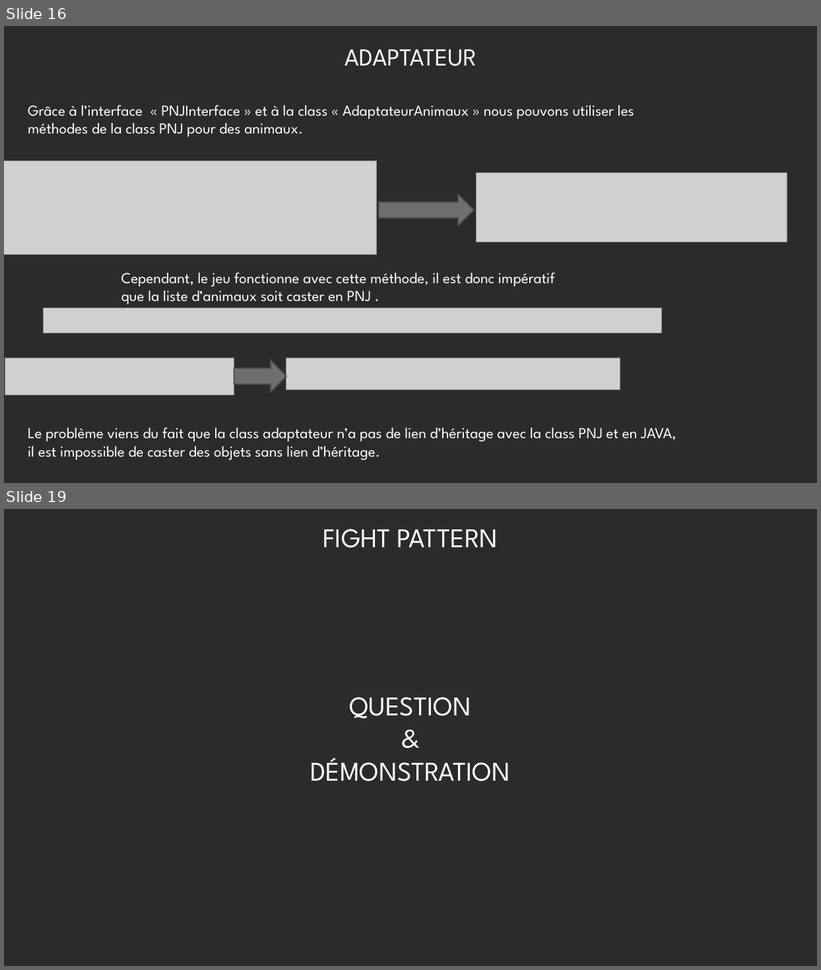
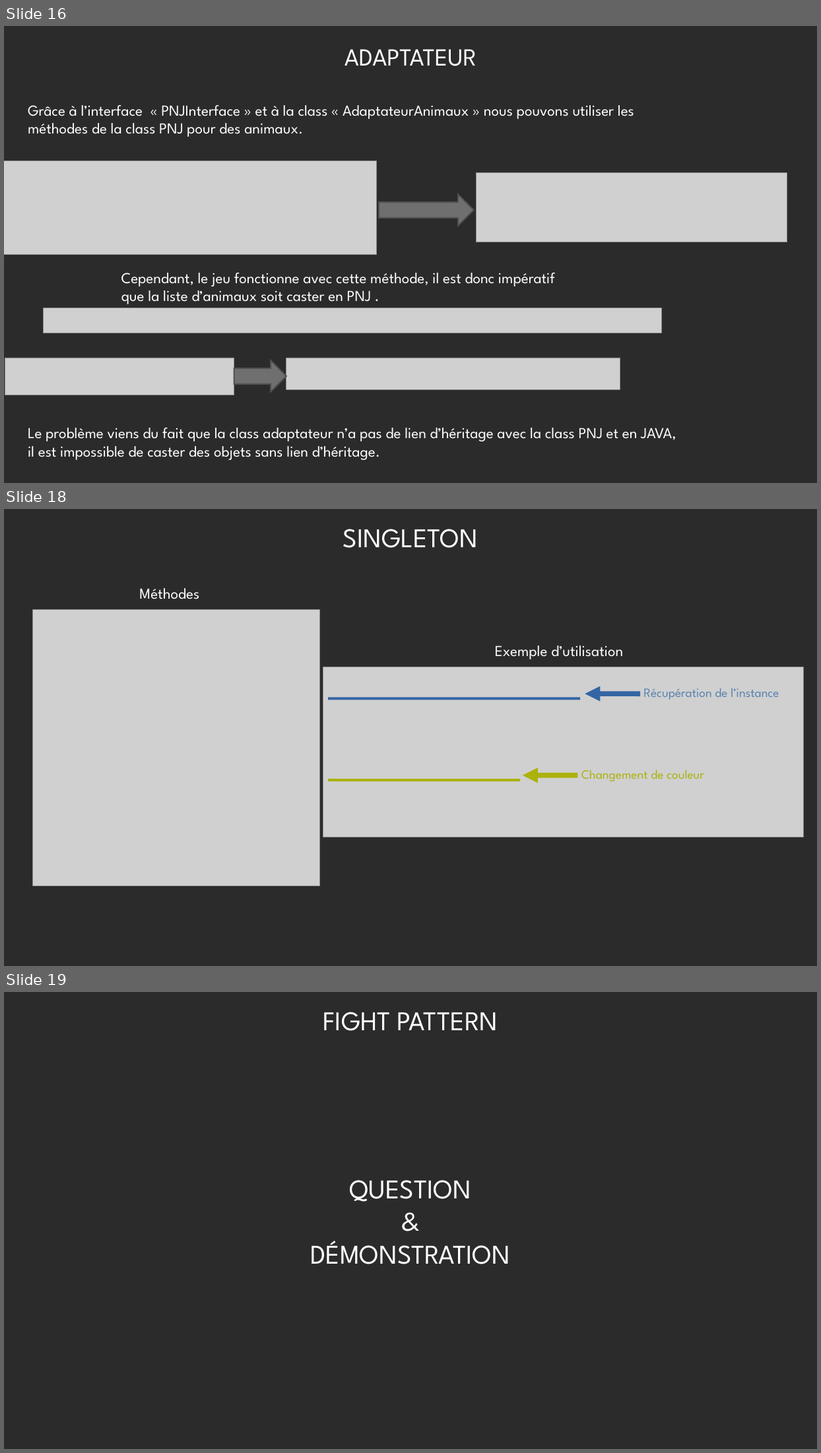
Before and after one commit to Waesz/Fight_Pattern-, a slide deck: Patron de conception.odp. Shown one above the other, each under a label of ours: slides 16 and 19 before the commit, slides 16, 18 and 19 after it; the slides between them are not shown. The pictures are 821x970 and 821x1453 pixels, drawn with LibreOffice and Linux fonts; fonts in the diff are those of the drawing; grey boxes stand for pictures; background and template pictures are left out; a plain dark background stands for a picture behind light text. Boxes give left, top, right and bottom in pixels: in the first picture for what was removed or moved away, otherwise in the second. Text is boxed around its words. In the diff, an @@ line names an element or a change of style, - is before the commit and + after.

```diff
--- a/Patron de conception.odp
+++ b/Patron de conception.odp
@@ slide 18 added at (4,509,817,966), background picture (left out) @@
@@ title added at (343,529,479,548), 32 pt, text #FFFFFF @@
+SINGLETON
@@ text added at (139,588,199,599), 18 pt, text #FFFFFF @@
+Méthodes
@@ picture added at (32,609,319,886) @@
@@ text added at (495,646,623,659), 18 pt, text #FFFFFF @@
+Exemple d’utilisation
@@ picture added at (323,667,804,838) @@
@@ line added from (328, 698) to (580, 698), #3465A4 3 pt @@
@@ arrow added from (640, 694) to (585, 694), #3465A4 6.01 pt @@
@@ text added at (644,689,779,700), 15 pt, text #5983B0 @@
+Récupération de l’instance
@@ line added from (328, 780) to (520, 780), #ACB20C 3 pt @@
@@ arrow added from (578, 776) to (523, 776), #ACB20C 6.01 pt @@
@@ text added at (582,770,704,782), 15 pt, text #ACB20C @@
+Changement de couleur
```
Also in this commit, not shown: 1 other slide added, 2 slides removed.
